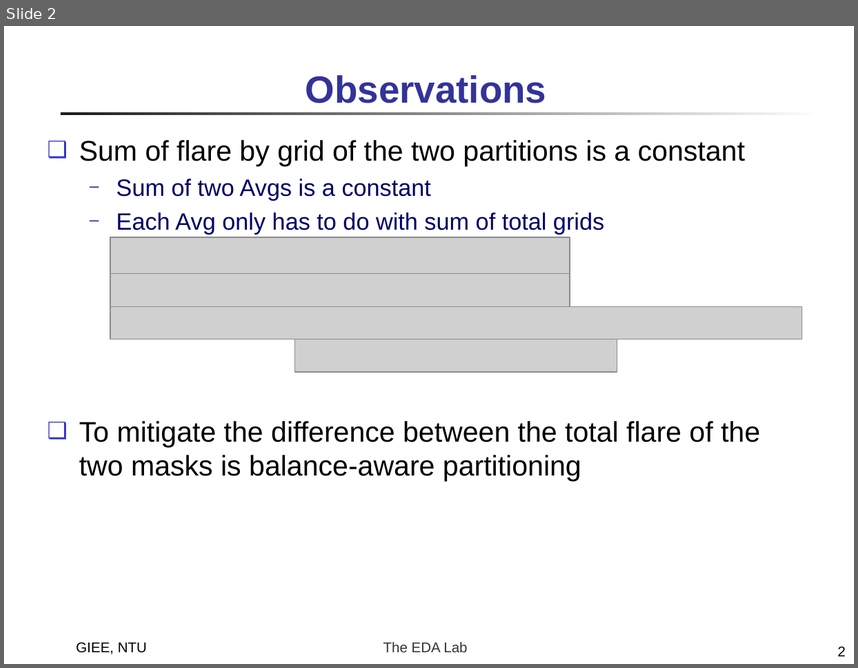
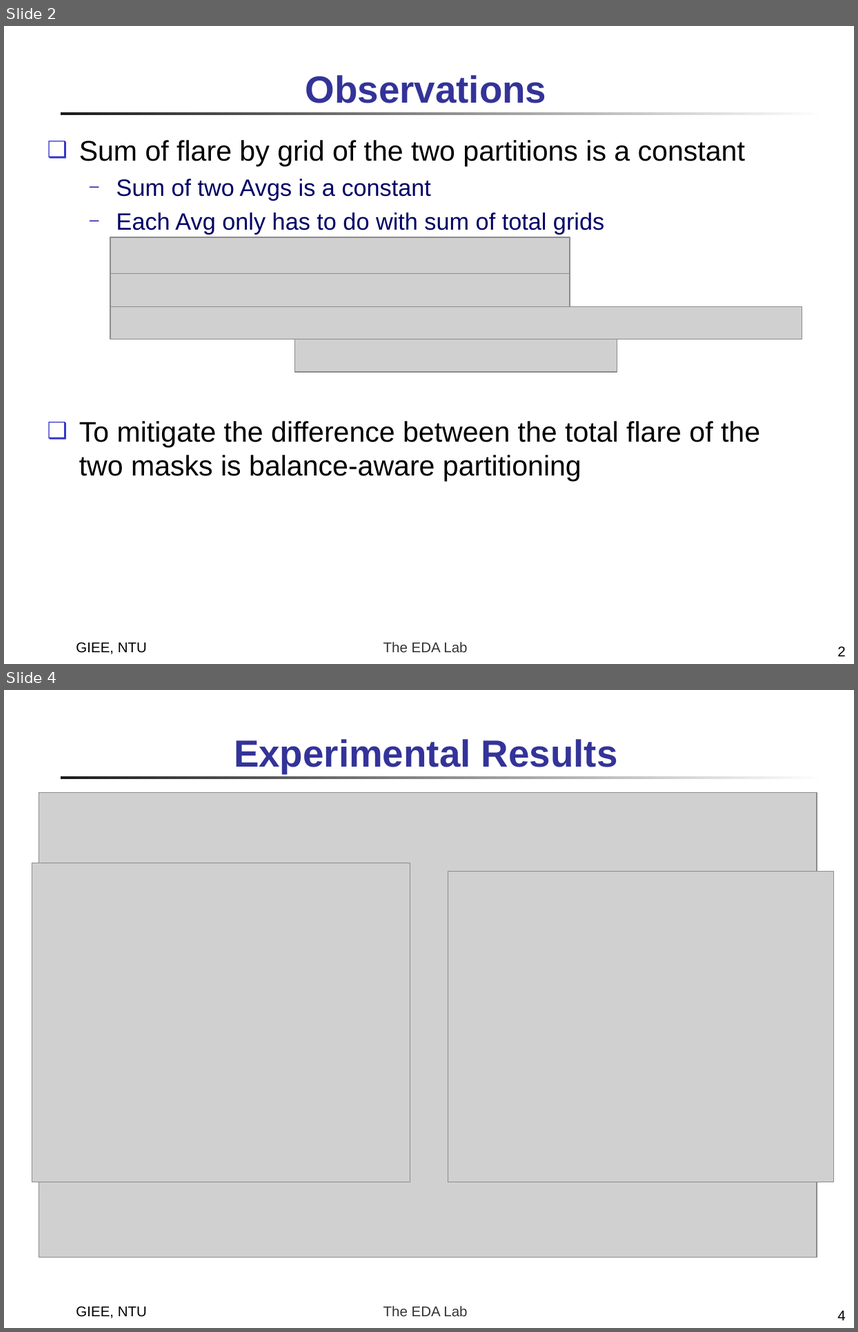
Before and after one commit to doctry/paper, a slide deck: weekly/EUVDP_2021_03_11.ppt. Shown one above the other, each under a label of ours: slide 2 before the commit, slides 2 and 4 after it; the slides between them are not shown. The pictures are 858x668 and 858x1332 pixels, drawn with LibreOffice and Linux fonts; fonts in the diff are those of the drawing; grey boxes stand for pictures. Boxes give left, top, right and bottom in pixels: in the first picture for what was removed or moved away, otherwise in the second. Text is boxed around its words. In the diff, an @@ line names an element or a change of style, - is before the commit and + after.

```diff
--- a/weekly/EUVDP_2021_03_11.ppt
+++ b/weekly/EUVDP_2021_03_11.ppt
@@ slide 4 added at bbox=[4, 690, 854, 1328], background #FFFFFF; not listed: 2 template elements that a slide beside it also shows @@
@@ title added at bbox=[234, 739, 618, 773], 32 pt, text #333399, bold @@
+Experimental Results
@@ picture added at bbox=[39, 792, 817, 1256] @@
@@ picture added at bbox=[32, 862, 410, 1181] @@
@@ picture added at bbox=[448, 871, 833, 1181] @@
@@ text added at bbox=[76, 1305, 147, 1318], 12 pt, text #000000 @@
+GIEE, NTU
@@ page number added at bbox=[838, 1310, 845, 1320], 12 pt, text #000000 @@
+4
```
Also in this commit, not shown: 1 other slide added, 1 slide removed.
